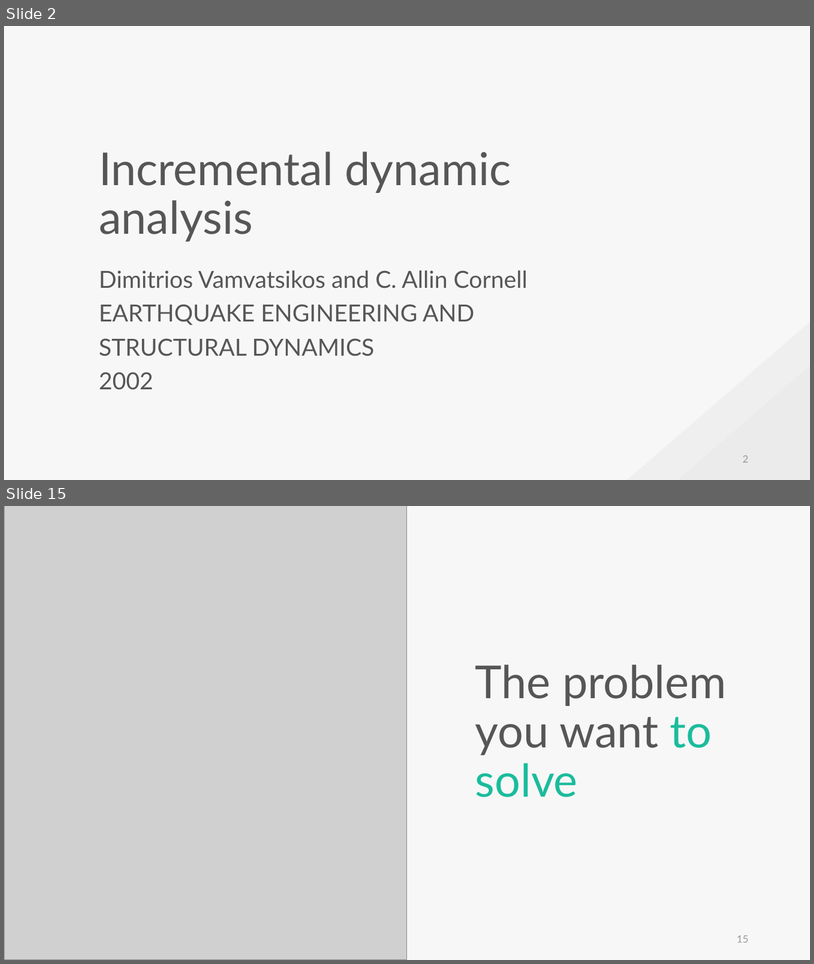
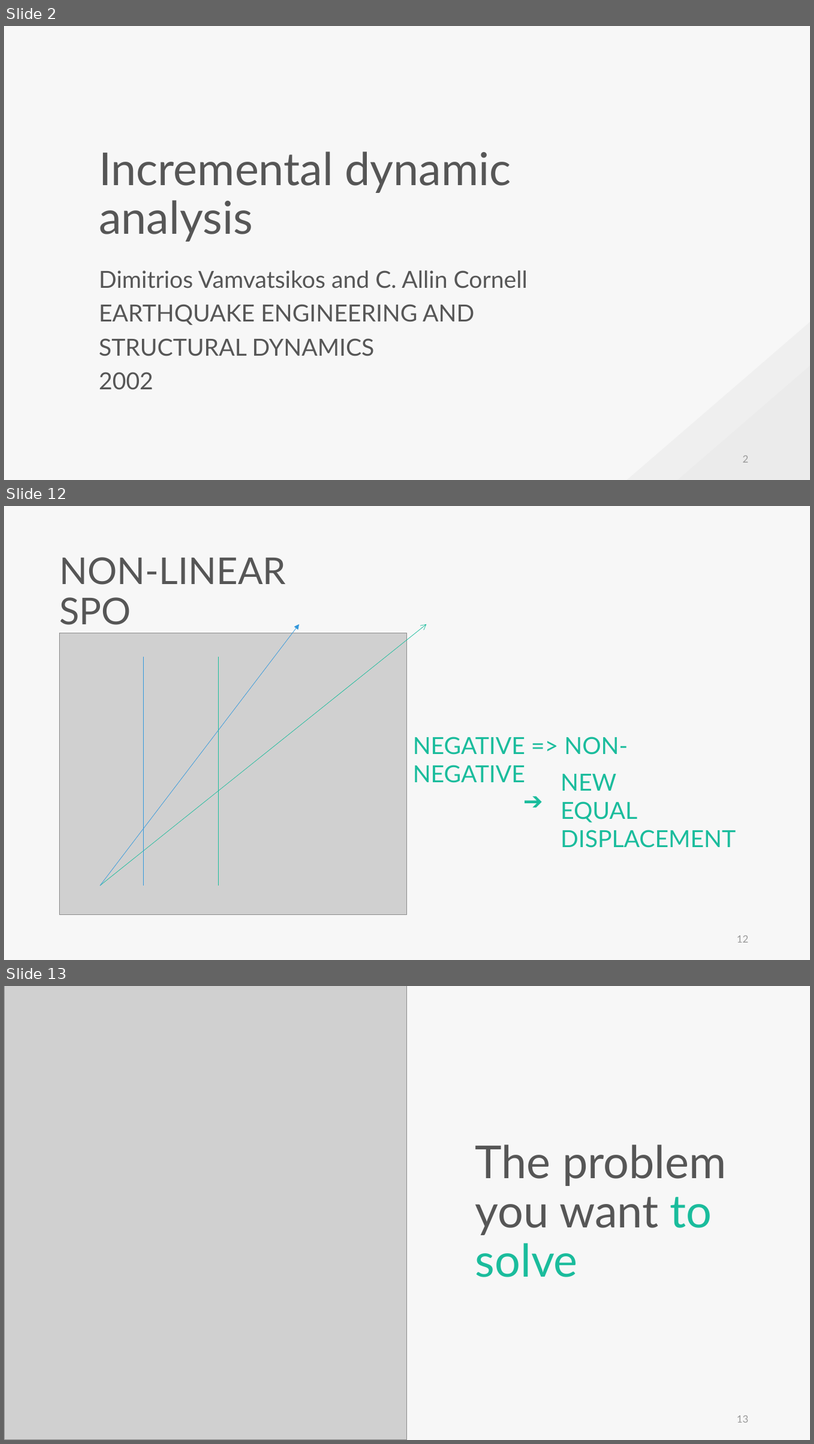
Before and after one commit to skyran1278/VbaProject, a slide deck: 20180126_SmartSplice/20180901_Meeting/Incremental dynamic analysis.pptx. Shown one above the other, each under a label of ours: slides 2 and 15 before the commit, slides 2, 12 and 13 after it; the slides between them are not shown. The pictures are 814x964 and 814x1444 pixels, drawn with LibreOffice and Linux fonts; fonts in the diff are those of the drawing; grey boxes stand for pictures. Boxes give left, top, right and bottom in pixels: in the first picture for what was removed or moved away, otherwise in the second. Text is boxed around its words. In the diff, an @@ line names an element or a change of style, - is before the commit and + after.

```diff
--- a/20180126_SmartSplice/20180901_Meeting/Incremental dynamic analysis.pptx
+++ b/20180126_SmartSplice/20180901_Meeting/Incremental dynamic analysis.pptx
@@ slide 12 added at (4,506,810,960), background #F7F7F7 @@
@@ text added at (60,557,287,625), 44 pt, text #565656 @@
+NON-LINEAR SPO
@@ arrow added from (100, 885) to (427, 624), #1ABC9C 0.5 pt @@
@@ arrow added from (100, 885) to (299, 624), #3498DB 0.5 pt @@
@@ picture added at (60,633,408,915) @@
@@ line added from (144, 657) to (144, 885), #3498DB 0.5 pt @@
@@ line added from (218, 657) to (218, 885), #1ABC9C 0.5 pt @@
@@ text added at (413,736,628,783), 28 pt, text #1ABC9C @@
+NEGATIVE => NON-NEGATIVE
@@ text added at (561,774,736,847), 28 pt, text #1ABC9C @@
+NEW
+EQUAL DISPLACEMENT
@@ text added at (524,777,555,814), 28 pt, text #1ABC9C @@
+➔
@@ page number added at (737,935,749,942), 12 pt, text #9A9A9A @@
+12
@@ what was slide 15 is now slide 13 @@
@@ page number at (737,1415,749,1422): text changed @@
-15
+13
```
Also in this commit, not shown: 8 slides changed, 4 other slides added, 7 slides removed, 1 other file.
